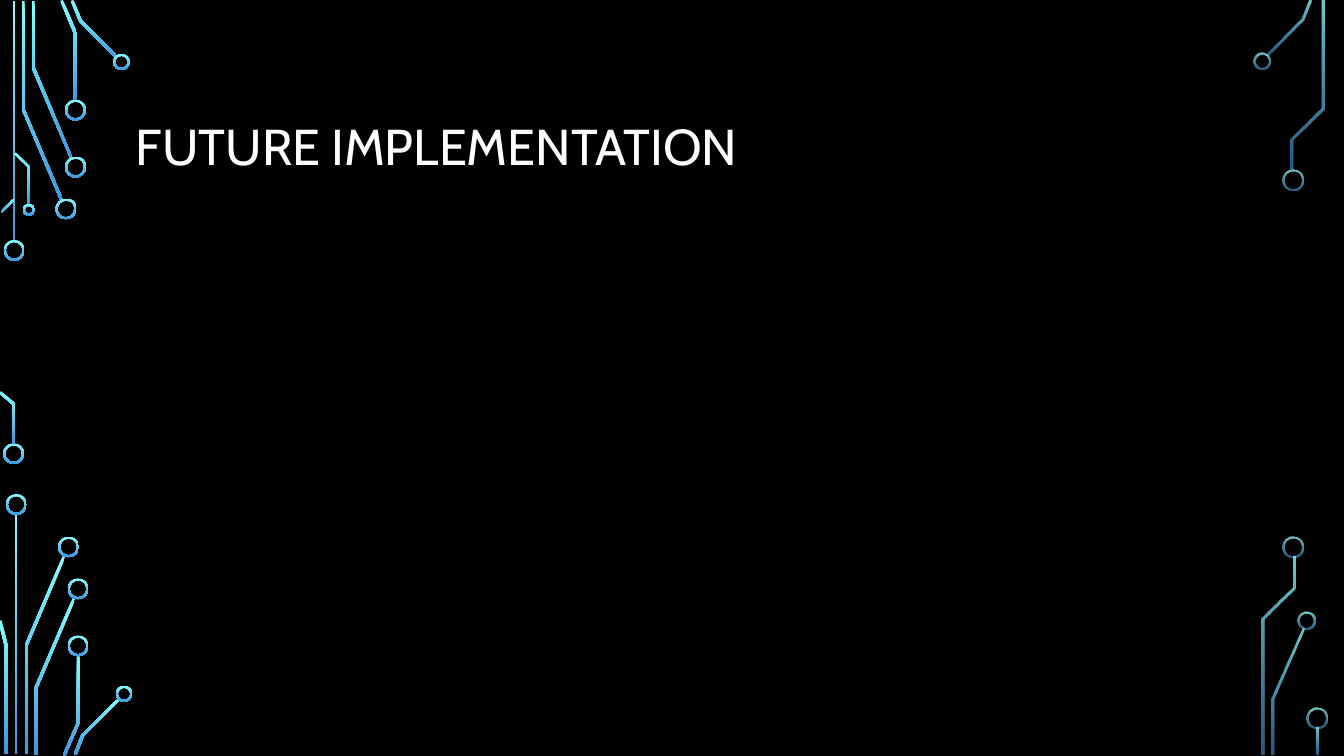
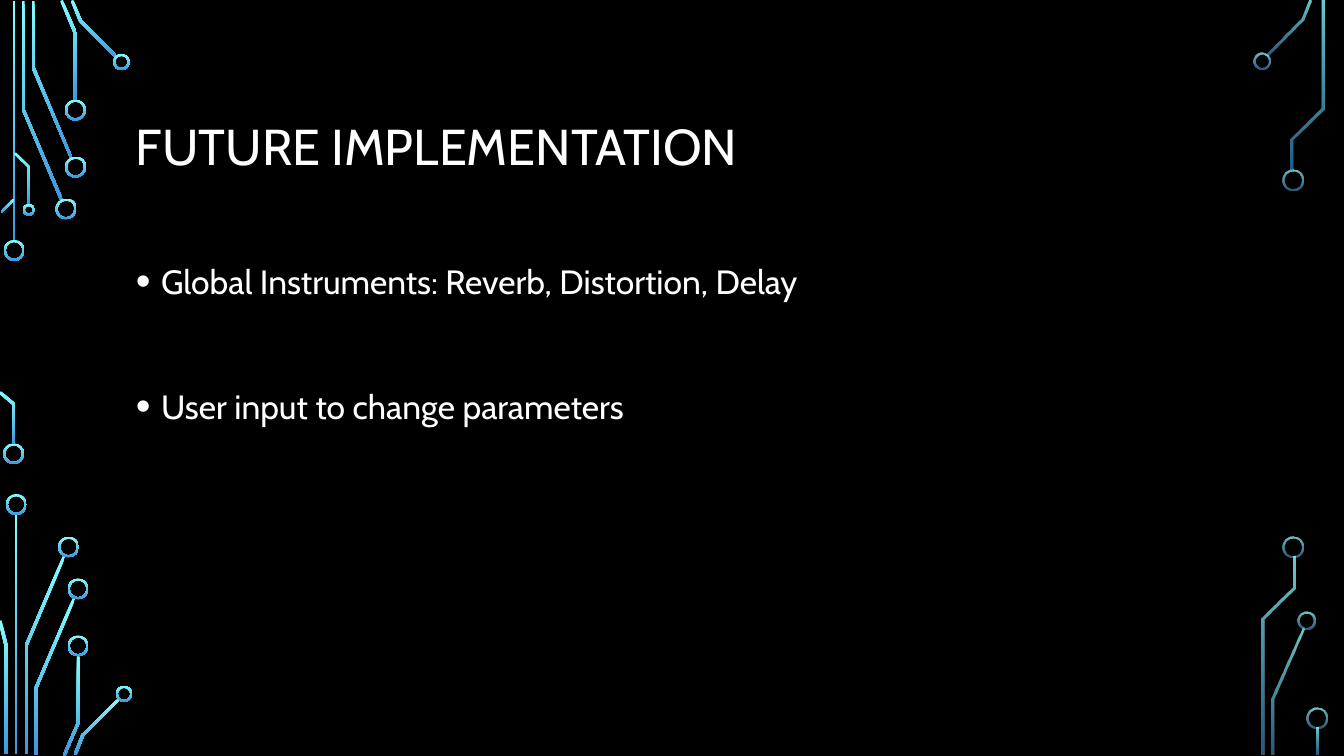
Before and after one commit to anita16lin/EP-353-Anita_Lin, a slide deck: slide 8 of Final-Project/Final_Deliverables/Presentation.pptx. Drawn at 1344x756 pixels with LibreOffice and Linux fonts; fonts in the diff are those of the drawing; background and template pictures are left out. Boxes give left, top, right and bottom in pixels: in the first picture for what was removed or moved away, otherwise in the second. Text is boxed around its words. In the diff, an @@ line names an element or a change of style, - is before the commit and + after.

```diff
--- a/Final-Project/Final_Deliverables/Presentation.pptx
+++ b/Final-Project/Final_Deliverables/Presentation.pptx
@@ text added at (161, 268, 798, 427), 24 pt, text #FFFFFF @@
+• Global Instruments: Reverb, Distortion, Delay
+• User input to change parameters
```
Also in this commit, not shown: 4 other slides changed, 1 slide added, 1 slide removed, 1 other file.
